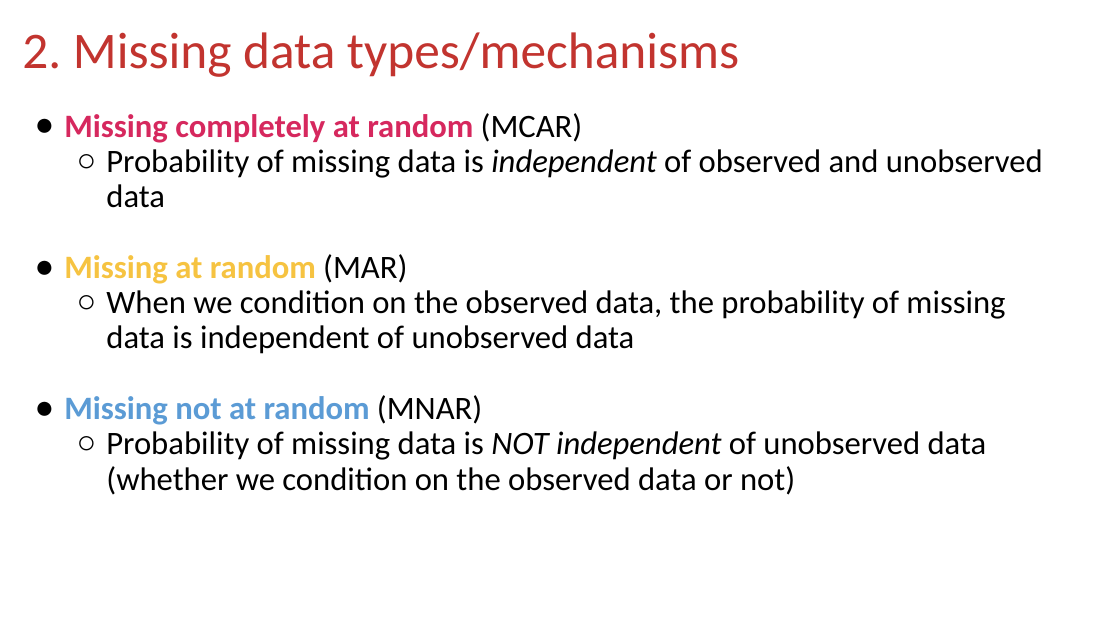
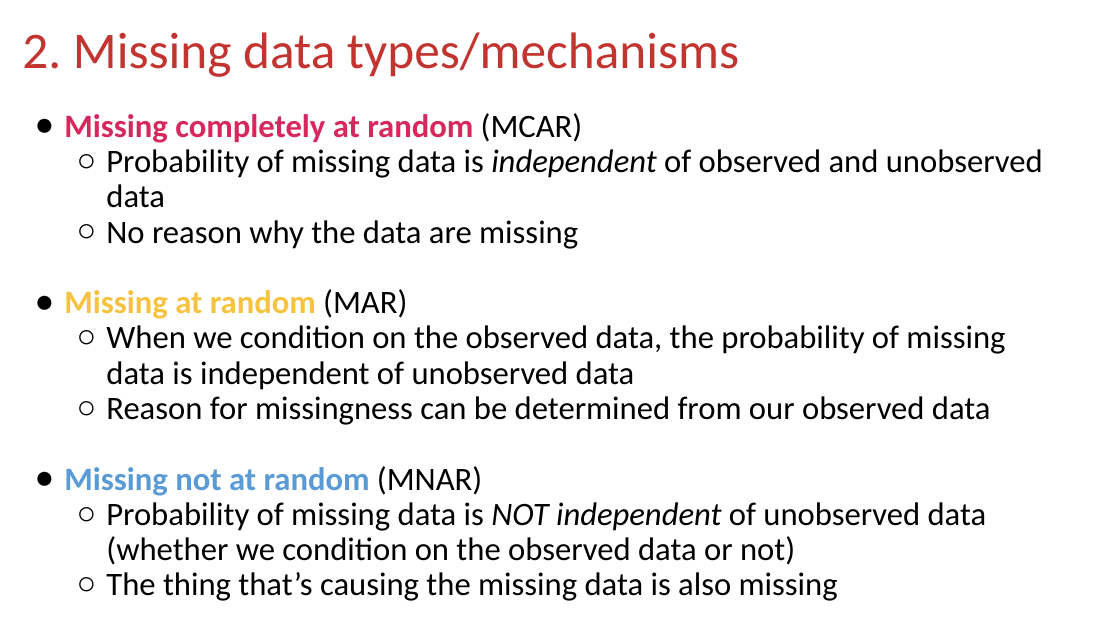
Before and after one commit to nwakim/BSTA_513_26S, a slide deck: slide 36 of docs/lessons/17_Missing_data/17_Missing_data.pptx (slide 41 before the commit). Drawn at 1120x630 pixels with LibreOffice and Linux fonts; fonts in the diff are those of the drawing. Boxes give left, top, right and bottom in pixels: in the first picture for what was removed or moved away, otherwise in the second. Text is boxed around its words. In the diff, an @@ line names an element or a change of style, - is before the commit and + after.

Commit message:
adding missing data

```diff
--- a/docs/lessons/17_Missing_data/17_Missing_data.pptx
+++ b/docs/lessons/17_Missing_data/17_Missing_data.pptx
@@ text at [106, 220, 578, 249]: paragraph added @@
+  ○ No reason why the data are missing
@@ text at [106, 396, 991, 425]: paragraph added @@
+  ○ Reason for missingness can be determined from our observed data
@@ text at [106, 572, 838, 601]: paragraph added @@
+  ○ The thing that’s causing the missing data is also missing
```
Also in this commit, not shown: 19 other slides changed, 5 slides removed, 12 other files.
